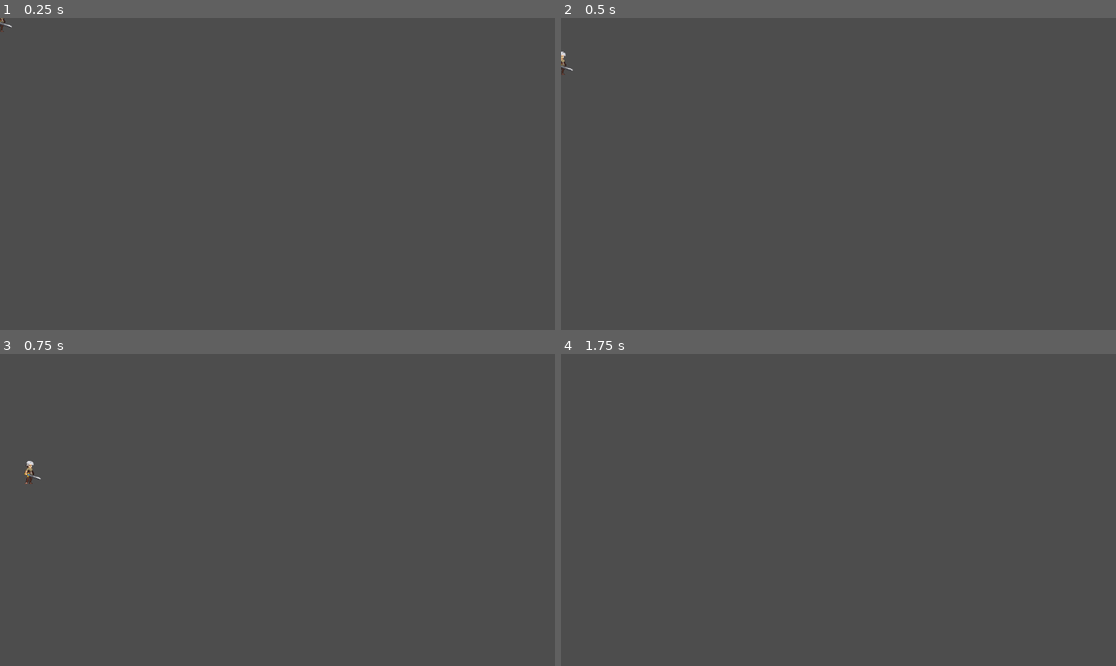
Above: before the commit, frames 1-4 (two rows, left to right).
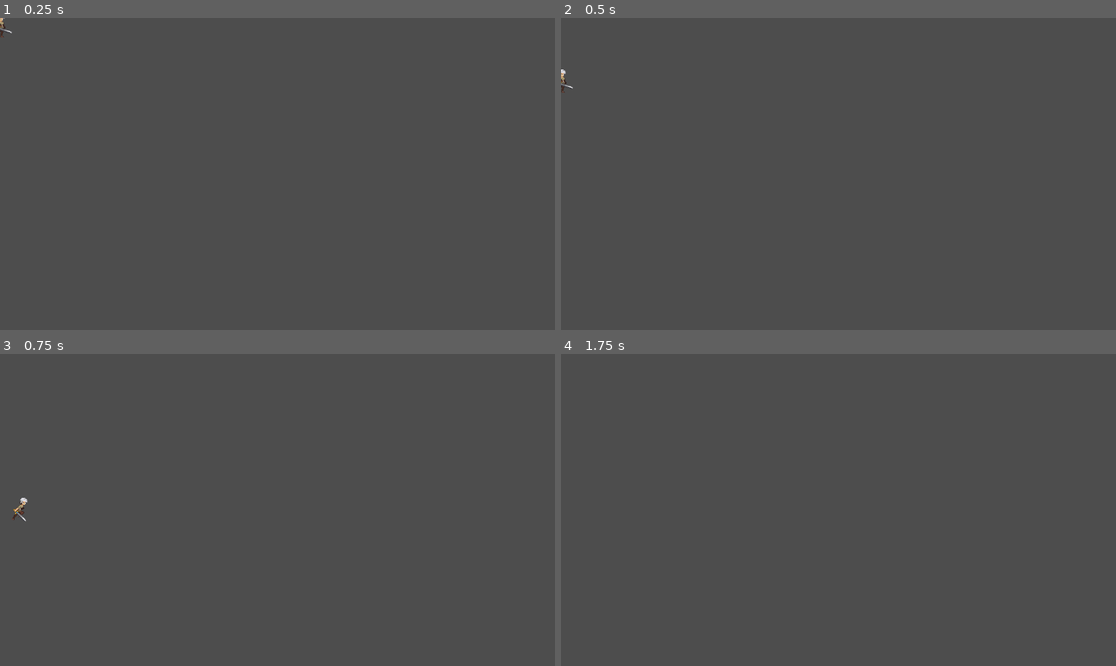
Above: after the commit, the same moments.

Repository: Concerned-Doggo/GroundWaterGame
Game: Godot game, scene res://Scenes/player.tscn
Two runs of this game, one before a commit and one after it. Both use one fixed random seed, a clock stepped at 60 frames per second and the inputs below.
Inputs:
- Up to frame 1 (0.25 s): no input
- Up to frame 2 (0.5 s): no input
- Up to frame 3 (0.75 s): tap Enter (ui_accept) at 0.5 s; hold Right (ui_right) from 0.53 s (still down)
- Up to frame 4 (1.75 s): keep holding Right (ui_right); tap Enter (ui_accept) at 0.77, 1.52 s

The runs differ from the first frame. In frame 1, less than 0.1% of the frame differs, in the area x 0-3%, y 0-7%; in frame 2, less than 0.1%; in frame 3, 0.2%, in the area x 2-8%, y 34-54%; in frame 4, nothing differs.

Commit message:
Play moment for player

Diff:
--- a/Scenes/game.tscn
+++ b/Scenes/game.tscn
@@ -2,11 +2,12 @@
 
 [ext_resource type="PackedScene" uid="uid://tg2yc6j4fwag" path="res://Scenes/player.tscn" id="1_hv666"]
 
-[sub_resource type="WorldBoundaryShape2D" id="WorldBoundaryShape2D_5ltye"]
+[sub_resource type="WorldBoundaryShape2D" id="WorldBoundaryShape2D_jfmbu"]
 
 [node name="Game" type="Node2D"]
 
 [node name="player" parent="." instance=ExtResource("1_hv666")]
+position = Vector2(5, -25)
 
 [node name="Camera2D" type="Camera2D" parent="."]
 zoom = Vector2(1.5, 1.5)
@@ -14,5 +15,5 @@
 [node name="StaticBody2D" type="StaticBody2D" parent="."]
 
 [node name="CollisionShape2D" type="CollisionShape2D" parent="StaticBody2D"]
-position = Vector2(0, 40)
-shape = SubResource("WorldBoundaryShape2D_5ltye")
+position = Vector2(0, 39)
+shape = SubResource("WorldBoundaryShape2D_jfmbu")
--- a/Scenes/player.tscn
+++ b/Scenes/player.tscn
@@ -128,6 +128,5 @@
 
 [node name="AnimatedSprite2D" type="AnimatedSprite2D" parent="."]
 sprite_frames = SubResource("SpriteFrames_5adni")
-animation = &"idle"
+animation = &"jump"
 autoplay = "idle"
-frame_progress = 0.515967
--- a/Scripts/main_player.gd
+++ b/Scripts/main_player.gd
@@ -1,25 +1,37 @@
 extends CharacterBody2D
 
+@export var SPEED = 180.0
+@export var JUMP_VELOCITY = -500.0
+@export var GRAVITY = 1200.0
 
-const SPEED = 300.0
-const JUMP_VELOCITY = -400.0
+var screen_size
 
+# Called when the node enters the scene tree for the first time.
+func _ready():
+	screen_size = get_viewport_rect().size
 
 func _physics_process(delta: float) -> void:
-	# Add the gravity.
+	# Add gravity.
 	if not is_on_floor():
-		velocity += get_gravity() * delta
+		velocity.y += GRAVITY * delta
+		$AnimatedSprite2D.animation = "jump"
+	else:
+		velocity.y = 0  # Reset vertical velocity when on the floor
 
 	# Handle jump.
 	if Input.is_action_just_pressed("ui_accept") and is_on_floor():
 		velocity.y = JUMP_VELOCITY
 
-	# Get the input direction and handle the movement/deceleration.
-	# As good practice, you should replace UI actions with custom gameplay actions.
+	# Get the input direction and handle movement.
 	var direction := Input.get_axis("ui_left", "ui_right")
-	if direction:
-		velocity.x = direction * SPEED
+	velocity.x = direction * SPEED
+
+	# Apply movement.
+	move_and_slide()
+
+	# Update animation based on movement direction.
+	if direction != 0:
+		$AnimatedSprite2D.animation = "run"
+		$AnimatedSprite2D.flip_h = direction < 0
 	else:
-		velocity.x = move_toward(velocity.x, 0, SPEED)
-
-	move_and_slide()
+		$AnimatedSprite2D.animation = "idle"
--- a/project.godot
+++ b/project.godot
@@ -17,6 +17,5 @@
 
 [rendering]
 
-textures/canvas_textures/default_texture_filter=0
 renderer/rendering_method="gl_compatibility"
 renderer/rendering_method.mobile="gl_compatibility"
